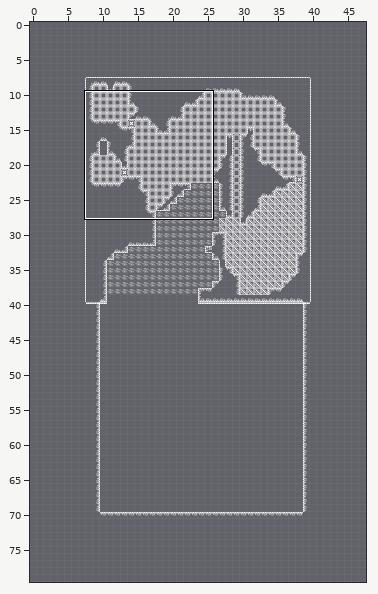
A Tiled map gets an edit: Assets/Map.tmx. The picture above shows the old version from afar; the outline marks the close-up.
Close-up. Earlier state:
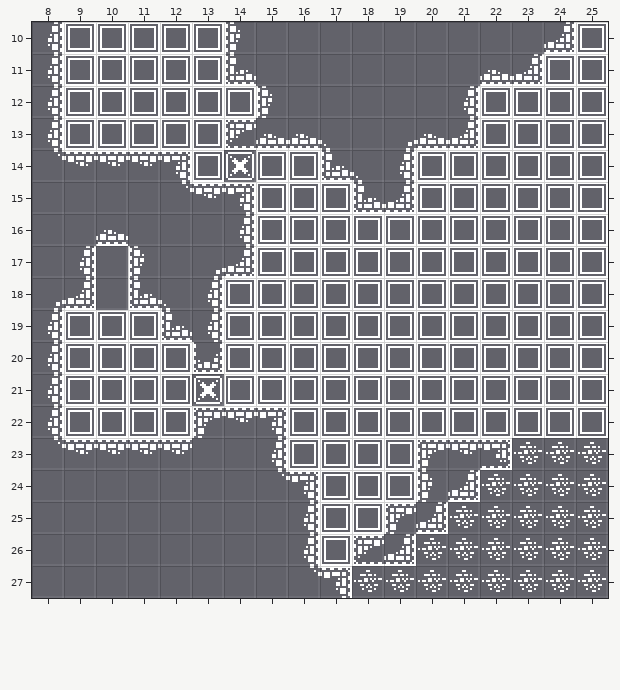
Cells are 16x16 px. Shown: x 8..25, y 10..27. The commit also changed other parts of the map, which this record leaves out.
After the commit:
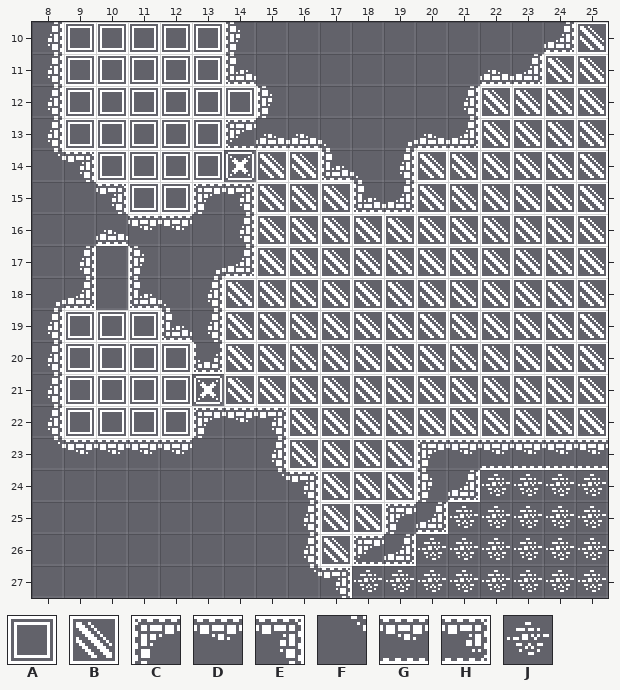
Key: from "Tileset": A 90, B 91, C 195, D 196, E 197, F 199, G 256, H 257, J 296.
_ is an empty cell, . an unchanged one.
Edits made:
--- layer "Obstacles"
@@ x 9..13 @@
-14 DDDE.
-15 ._.FD
-16 ..__.
+14 E___.
+15 .E._C
+16 ..DD.
@@ x 22..25 @@
-23 H___
+23 GGGG
--- layer "desert"
@@ x 23..25 @@
-23 JJJ
+23 ___
--- layer "Area1"
@@ x 10..25 @@
-10 ...............A
-11 ..............AA
-12 ............AAAA
-13 ............AAAA
-14 ___..AA...AAAAAA
-15 .__..AAA..AAAAAA
-16 .....AAAAAAAAAAA
-17 .....AAAAAAAAAAA
-18 ....AAAAAAAAAAAA
-19 ....AAAAAAAAAAAA
-20 ....AAAAAAAAAAAA
-21 ....AAAAAAAAAAAA
-22 ......AAAAAAAAAA
-23 ......AAAA......
-24 .......AAA......
-25 .......AA.......
-26 .......A........
+10 ..............._
+11 ..............__
+12 ............____
+13 ............____
+14 AAA..__...______
+15 .AA..___..______
+16 .....___________
+17 .....___________
+18 ....____________
+19 ....____________
+20 ....____________
+21 ....____________
+22 ......__________
+23 ......____......
+24 .......___......
+25 .......__.......
+26 ......._........
--- layer "Area2"
@@ x 14..25 @@
-10 ..........._
-11 ..........__
-12 ........____
-13 ........____
-14 .__...______
-15 .___..______
-16 .___________
-17 .___________
-18 ____________
-19 ____________
-20 ____________
-21 ____________
-22 ..__________
-23 ..____......
-24 ...___......
-25 ...__.......
-26 ..._........
+10 ...........B
+11 ..........BB
+12 ........BBBB
+13 ........BBBB
+14 .BB...BBBBBB
+15 .BBB..BBBBBB
+16 .BBBBBBBBBBB
+17 .BBBBBBBBBBB
+18 BBBBBBBBBBBB
+19 BBBBBBBBBBBB
+20 BBBBBBBBBBBB
+21 BBBBBBBBBBBB
+22 ..BBBBBBBBBB
+23 ..BBBB......
+24 ...BBB......
+25 ...BB.......
+26 ...B........
Changed places in both close-ups, as pixel boxes (x1, y1, x2, y2):
changed: (228, 26, 608, 562)
changed: (76, 152, 216, 230)
